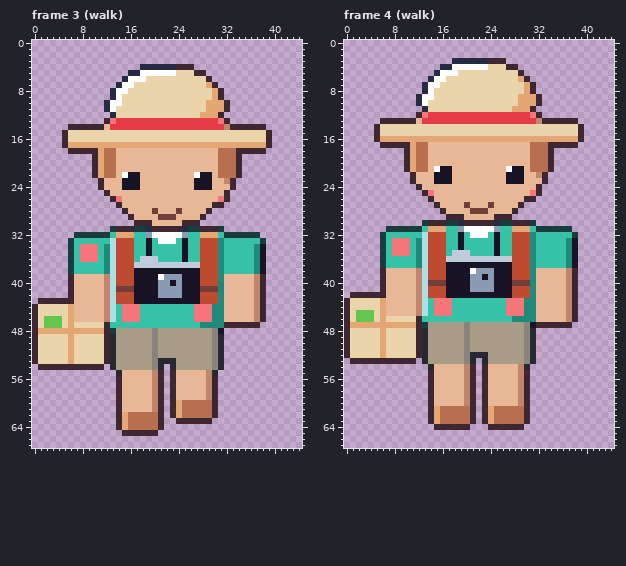
File history of a pixel-art file, art/hood-people/tourist@94.aseprite. The first picture shows the starting point.
45x68 pixels, 6 frames. Shown: frame 3 (walk), frame 4 (walk). The commit also changed other frames, which this record leaves out.
After:
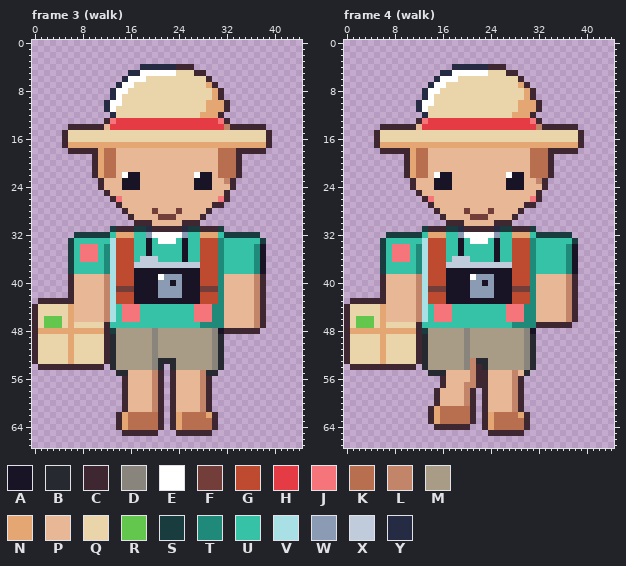
Palette (. is transparent): A #181425  B #26292f  C #3e2731  D #8a857c  E #ffffff  F #733e39  G #be4a2f  H #e43b44  J #f6757a  K #b86f50  L #c28569  M #a99c86  N #e4a672  P #e8b796  Q #ead4aa  R #63c74d  S #193c3e  T #1f8a7a  U #35c2a6  V #a8e0e6  W #8b9bb4  X #c0cbdc  Y #262b44
Edits made:
Changed rows in their new state; - is an unchanged pixel.
Frame 3 (walk):
first column x 32:
47 PPPPPLC
48 CCCCCC-
first column x 14:
55 -B------------LB-
56 .C------------LC.
57 .C------------LC.
58 .C------------LC.
59 .C------------LC.
60 .C--------PPPPLC.
61 .C--------PPPPLC.
62 ---------------N-
63 ---------CNKKKKKC
64 ---------CNKKKKKC
65 ----------CCCCCC-
Frame 4 (walk):
first column x 0:
 3 ------------------.........-------------
 4 ----------------..YYYYYYCCC..-----------
 5 ---------------.YY-EEEEE---CC.----------
 6 --------------.Y-EE----------C.---------
 7 -------------.Y-E------------NC.--------
 8 ---------------E------------------------
 9 ------------.Y---------------Q-C.-------
10 --------------E-------------------------
11 ------------YE--------------Q--NC-------
12 ------------.YQQQQQQQQQQQQQQNNNC.-------
13 ------......CJ-----------------JC......-
14 -----.CCCCCCPHHHHHHHHHHHHHHHHHHHLCCCCCC.
16 ------QQQQQQQQQQQQQQQQQQQQQQQQQQQQQQQQQ-
17 -----CNNNNN-NNNNNNNNNNNNNNNNNNNNNNNNNNNC
18 ------CCCC-------------------------CCCC-
21 ---------------PPP---------PPP----------
22 ----------CNKK-E-----------E---KKKC-----
23 --------------------------------L-------
24 -----------CP--AAA---------AAA--PC------
25 ------------CPP----------------P--------
26 -------------CJ---------------PJC-------
27 --------------CP----P---P----PCC--------
28 ---------------CP---FPPPF---PC----------
29 ----------------CPPP-FFF-PPPC-----------
30 -------------....CCCPPPPPCCC....--------
31 -------......SCCCSSYCCCCCYSSCCCS......--
32 ------.SSSSSSUNNN--WE---EW--NNNUSSSSSS.-
33 --------UUU-U--------EEE-------------US-
35 ------------------UAU-------------------
36 --------JJJ------U---UUUUAUU------------
37 -----------------XXXXXXXXXXX------------
38 ------SUUUUUT--------AAAA-------UUUUUTA-
39 ---------------------E-W----------------
40 --------------GGG------A----GGG---------
41 --------------FFF-----------FFF---------
42 -.....---------------WWWW---------------
43 .CCCCCC-------GGGAAAAAAAAAAAGGG---------
45 --QQQ-----------------------------------
46 -------PPPPPLV-JJJ---------JJJ----------
47 -QRRRQ-QQQQQ-UUUUUUUUUUUUUUUTTTT--------
48 -NNNNN-NNNNN-S-----------------A--------
first column x 0:
52 ---------------------MMM--------
53 CQQQQQNQQQQQC--------LB---------
54 -CCCCCCCCCCC-BMMMMMMDLCBMMMMMMDB
55 --------------BBB---PLC-----LPB-
56 --------------..C---PLC-----LC.-
57 --------------..C----LC-----LC.-
58 --------------.C------------LC.-
59 --------------.C------------LC.-
60 --------------.C------------LC.-
61 ------------------------PPPPLC.-
62 -----------------------------N--
64 -----------------------CNKKKKKC-
65 ------------------------CCCCCC--
